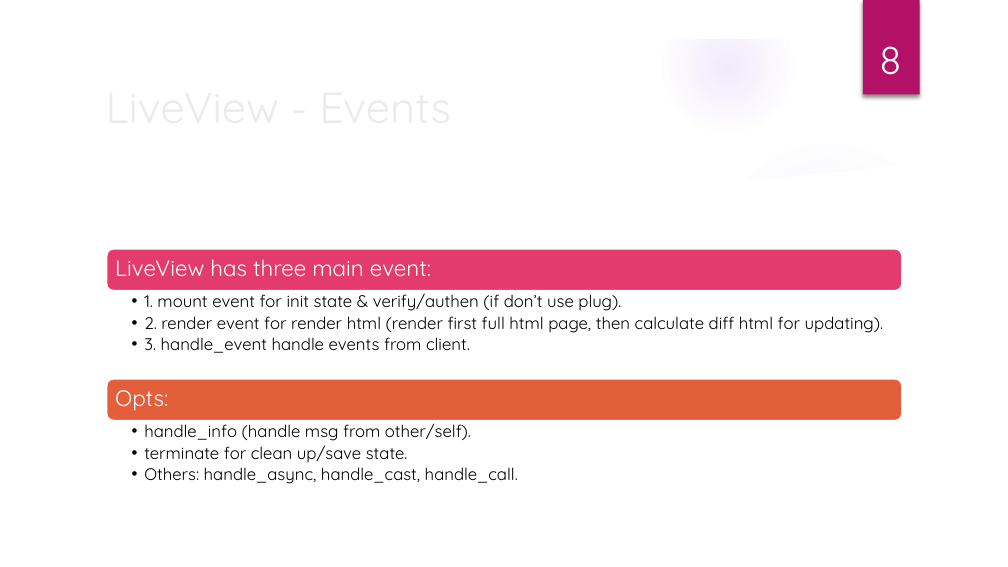
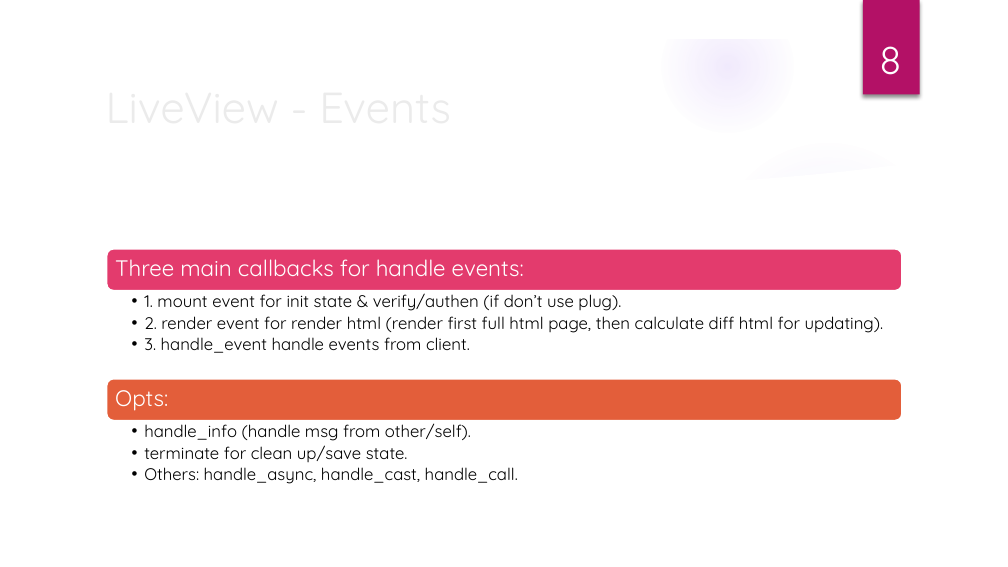
Before and after one commit to ohhi-vn/live_pub_demo, a slide deck: slide 8 of slide/Phoenix LiveView & Pubsub for Realtime & Scalable WebApp.pptx. Drawn at 1008x567 pixels with LibreOffice and Linux fonts; fonts in the diff are those of the drawing; background and template pictures are left out. Boxes give left, top, right and bottom in pixels: in the first picture for what was removed or moved away, otherwise in the second. Text is boxed around its words. In the diff, an @@ line names an element or a change of style, - is before the commit and + after.

```diff
--- a/slide/Phoenix LiveView & Pubsub for Realtime & Scalable WebApp.pptx
+++ b/slide/Phoenix LiveView & Pubsub for Realtime & Scalable WebApp.pptx
@@ text at [115, 259, 524, 276]: text changed @@
-LiveView has three main event:
+Three main callbacks for handle events:
```
Also in this commit, not shown: 6 other slides changed, 1 slide added, 1 slide removed, 4 other files.
